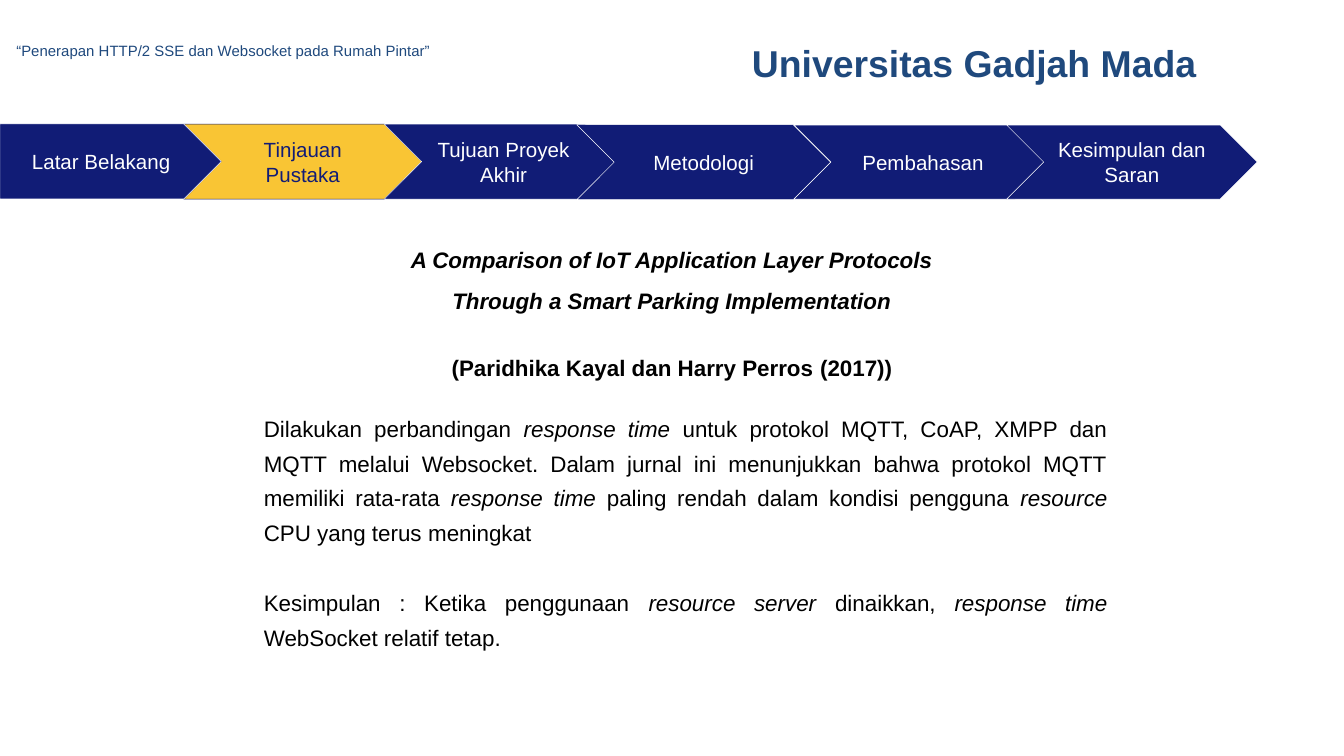
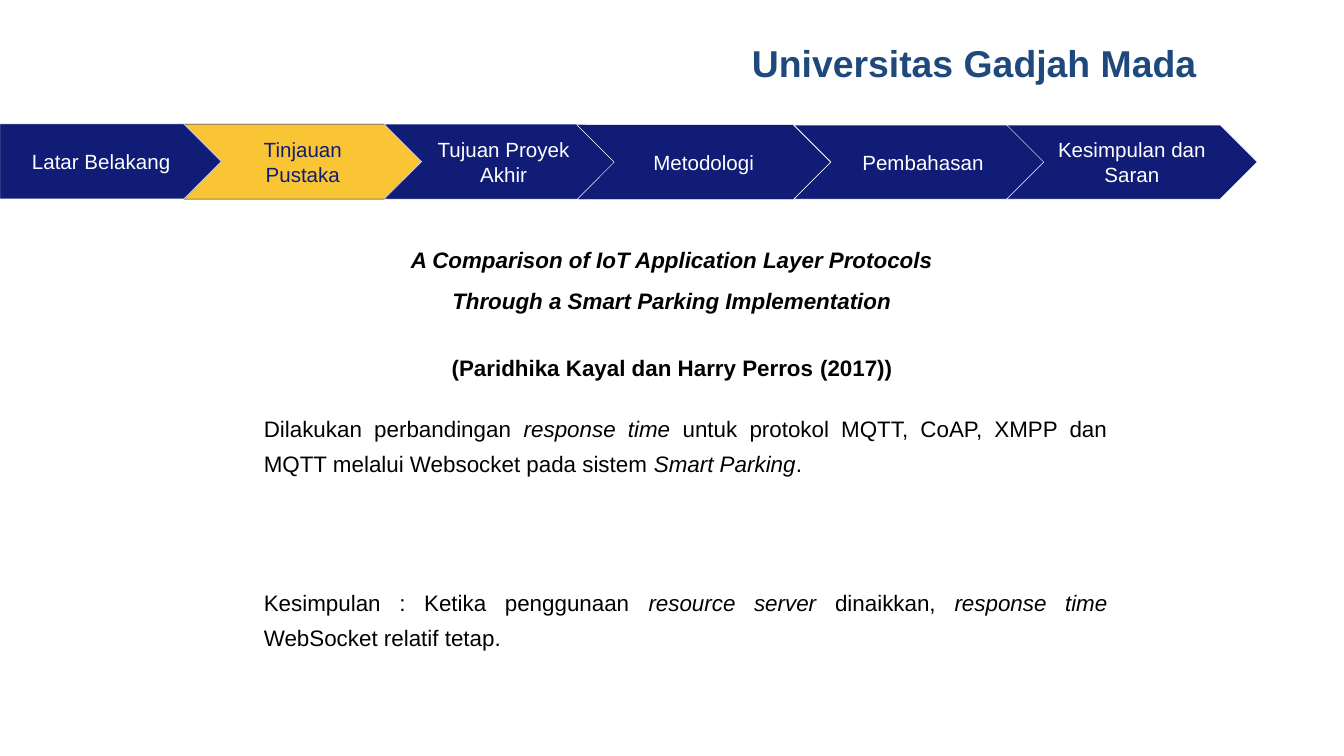
Before and after one commit to rusminto/ws_sse, a slide deck: slide 15 of berkas/ppt muham.pptx (slide 13 before the commit). Drawn at 1344x756 pixels with LibreOffice and Linux fonts; fonts in the diff are those of the drawing; background and template pictures are left out. Boxes give left, top, right and bottom in pixels: in the first picture for what was removed or moved away, otherwise in the second. Text is boxed around its words. In the diff, an @@ line names an element or a change of style, - is before the commit and + after.

```diff
--- a/berkas/ppt muham.pptx
+++ b/berkas/ppt muham.pptx
@@ text removed at [16, 45, 430, 59] @@
-“Penerapan HTTP/2 SSE dan Websocket pada Rumah Pintar”
@@ text at [264, 420, 1107, 477]: text changed @@
-Dilakukan perbandingan response time untuk protokol MQTT, CoAP, XMPP dan MQTT melalui Websocket. Dalam jurnal ini menunjukkan bahwa protokol MQTT memiliki rata-rata response time paling rendah dalam kondisi pengguna resource CPU yang terus meningkat
+Dilakukan perbandingan response time untuk protokol MQTT, CoAP, XMPP dan MQTT melalui Websocket pada sistem Smart Parking.
```
Also in this commit, not shown: 23 other slides changed, 2 slides removed, 50 other files.
